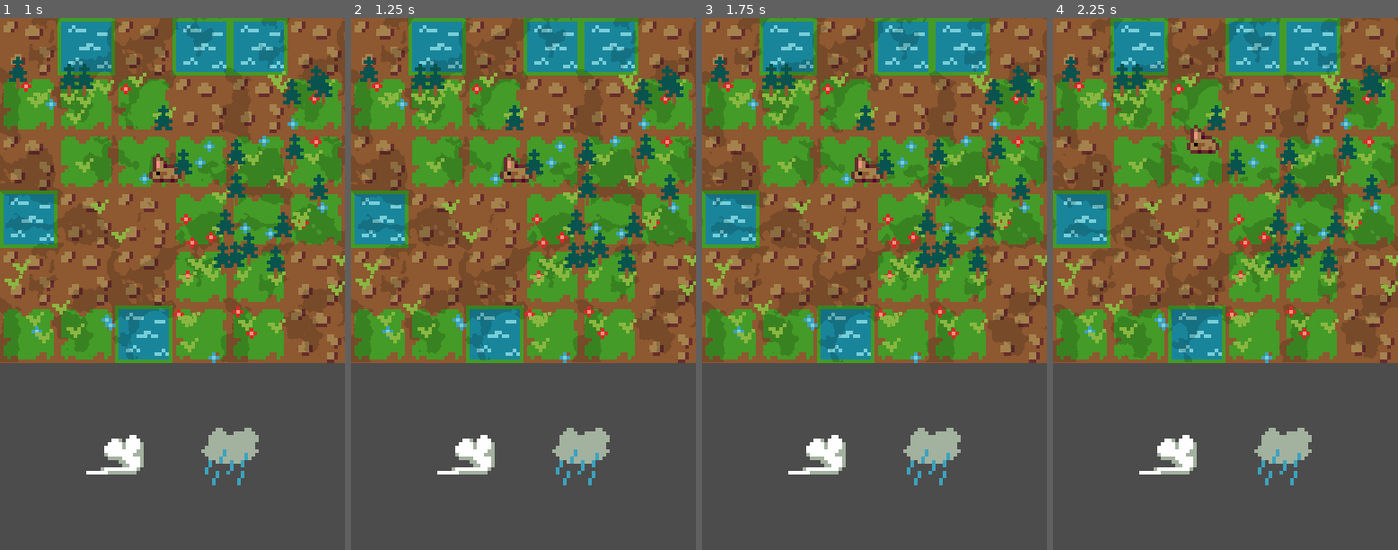
Above: before the commit, frames 1-4 (left to right).
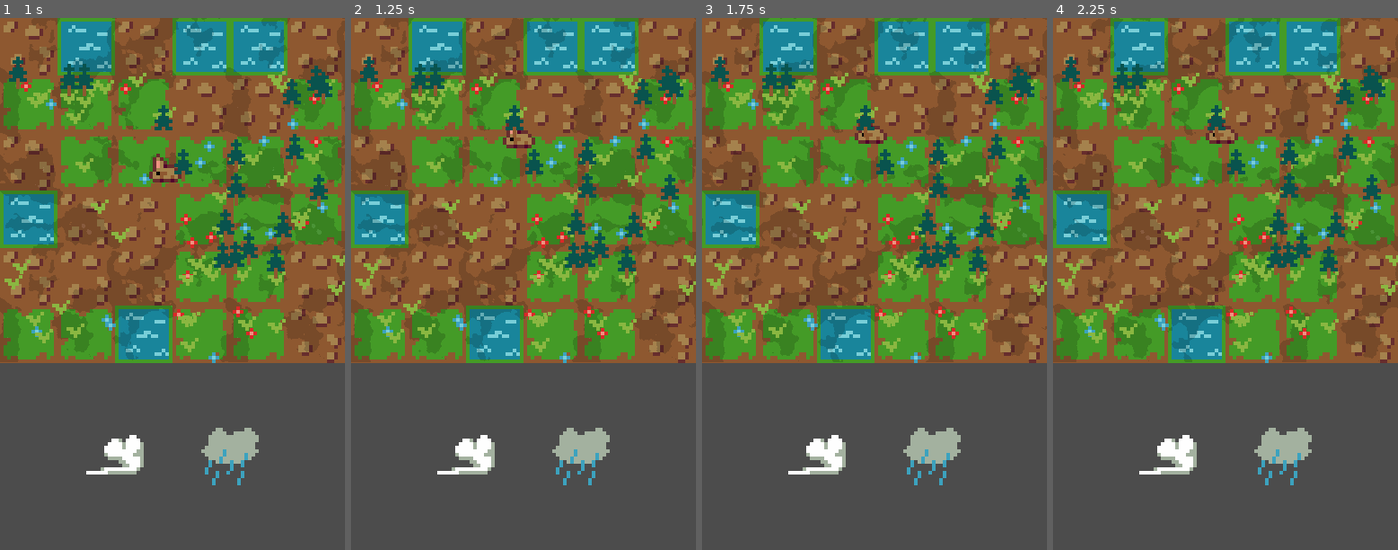
Above: after the commit, the same moments.

Repository: MrBSmith/Haven
Game: Godot game, scene res://Scenes/Garden/Garden.tscn
Same seed, same stepped clock (60 frames per second), same inputs: the game is played once before the commit and once after it. The engine's default icon, where the game draws it, is replaced by a stand-in: a white triangle on a blue panel in a dark square.
Inputs (mouse positions are in pixels of both pictures, inside the frame that each line leads up to):
- Up to frame 1 (1 s): tap Enter (ui_accept) at 0.5, 0.77 s; press the mouse at (172, 284) at 0.53 s
- Up to frame 2 (1.25 s): no input
- Up to frame 3 (1.75 s): move the mouse to (815, 454) at 1.27 s; release the mouse at (815, 454) at 1.28 s; click (815, 454) at 1.35 s; tap Enter (ui_accept) at 1.52 s
- Up to frame 4 (2.25 s): move the mouse to (1284, 454) at 2.02 s; press the mouse at (1284, 454) at 2.03 s

Frame 1 is identical in both runs. In frame 2, 0.6% of the frame differs, in the area x 43-54%, y 19-31%; in frame 3, 0.5%; in frame 4, 0.5%.

Commit message:
Wander distance is now expressed in tiles

Diff:
--- a/Scenes/Animals/Animal.gd
+++ b/Scenes/Animals/Animal.gd
@@ -4,7 +4,9 @@
 var is_ready : bool = false
 
 export var speed : float = 1.0 setget set_speed, get_speed
-export var wander_distance : float = 32.0 setget set_wander_distance, get_wander_distance
+
+# Wander maximum distance, expressed in tiles
+export var wander_distance : float = 1.5 setget set_wander_distance, get_wander_distance
 
 export var eatable_types : PoolStringArray = []
 export var view_radius : float = 12.0
--- a/Scenes/Animals/Behaviour/CommunStates/Wander.gd
+++ b/Scenes/Animals/Behaviour/CommunStates/Wander.gd
@@ -30,6 +30,7 @@
 func find_new_destination(fix_radius: bool = false) -> Vector2:
 	var dest = Vector2(-1.0, -1.0)
 	var grid_node = get_tree().get_current_scene().find_node("Grid")
+	var wander_dist_pixels = animal.get_wander_distance() * Globals.TILE_SIZE.x
 
 	if grid_node == null:
 		return Vector2.ZERO
@@ -39,7 +40,7 @@
 		var rad_angle = deg2rad(rdm_deg_angle)
 
 		var dir = Vector2(cos(rad_angle), sin(rad_angle))
-		var rdm_dist = rand_range(animal.wander_distance / 3, animal.wander_distance)
+		var rdm_dist = rand_range(wander_dist_pixels / 3, wander_dist_pixels)
 
 		var area_center = animal.get_wander_area_center() if fix_radius else animal.global_position
 
--- a/Scenes/Animals/TerrestrialAnimal/Herbivore/Rabbit/Rabbit.tscn
+++ b/Scenes/Animals/TerrestrialAnimal/Herbivore/Rabbit/Rabbit.tscn
@@ -20,6 +20,7 @@
 
 [node name="Rabbit" instance=ExtResource( 1 )]
 z_index = 1
+wander_distance = 1.5
 eatable_types = PoolStringArray( "Grass", "Flower" )
 view_radius = 20.0
 prensence_time_fork = PoolIntArray( 2, 2 )
